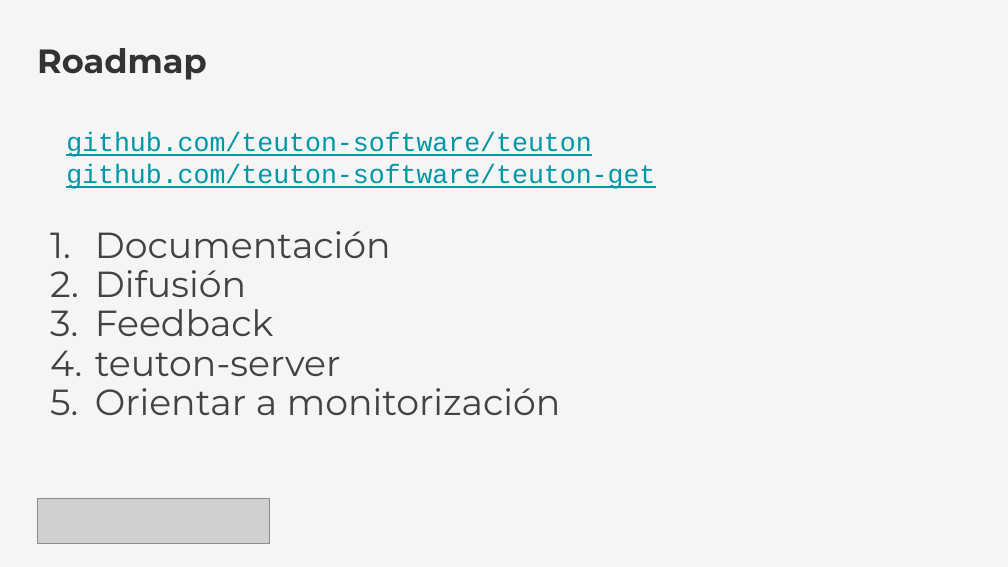
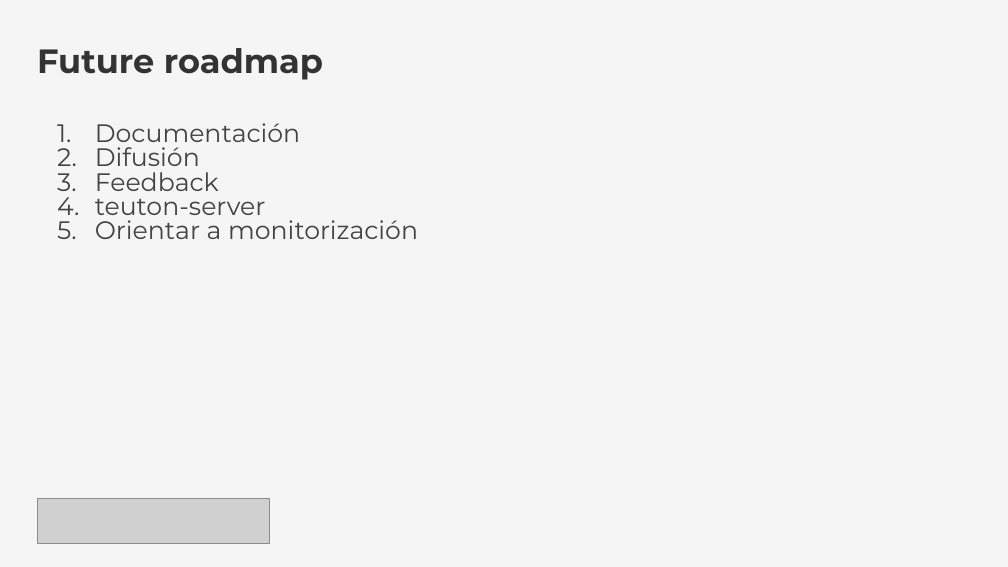
Before and after one commit to dvarrui/charlas, a slide deck: slide 31 of teuton/tdd/20260109-TDD_de_Infraestructura.odp (slide 17 before the commit). Drawn at 1008x567 pixels with LibreOffice and Linux fonts; fonts in the diff are those of the drawing; grey boxes stand for pictures. Boxes give left, top, right and bottom in pixels: in the first picture for what was removed or moved away, otherwise in the second. Text is boxed around its words. In the diff, an @@ line names an element or a change of style, - is before the commit and + after.

```diff
--- a/teuton/tdd/20260109-TDD_de_Infraestructura.odp
+++ b/teuton/tdd/20260109-TDD_de_Infraestructura.odp
@@ text at [37,48,323,80]: text changed @@
-Roadmap
+Future roadmap
@@ subtitle "Documentación": place and size @@
-subtitle "Documentación" at [95,231,561,415]
+subtitle "Documentación" at [95,123,418,239]
@@ subtitle "Documentación" at [95,123,418,239]: size 25.9 to 18 pt; indent changed; line spacing 0.9 to 0.8 @@
@@ text removed at [66,132,655,189] @@
-github.com/teuton-software/teuton
-github.com/teuton-software/teuton-get
```
Also in this commit, not shown: 10 other slides changed, 18 slides added, 2 slides removed, 1 other file.
